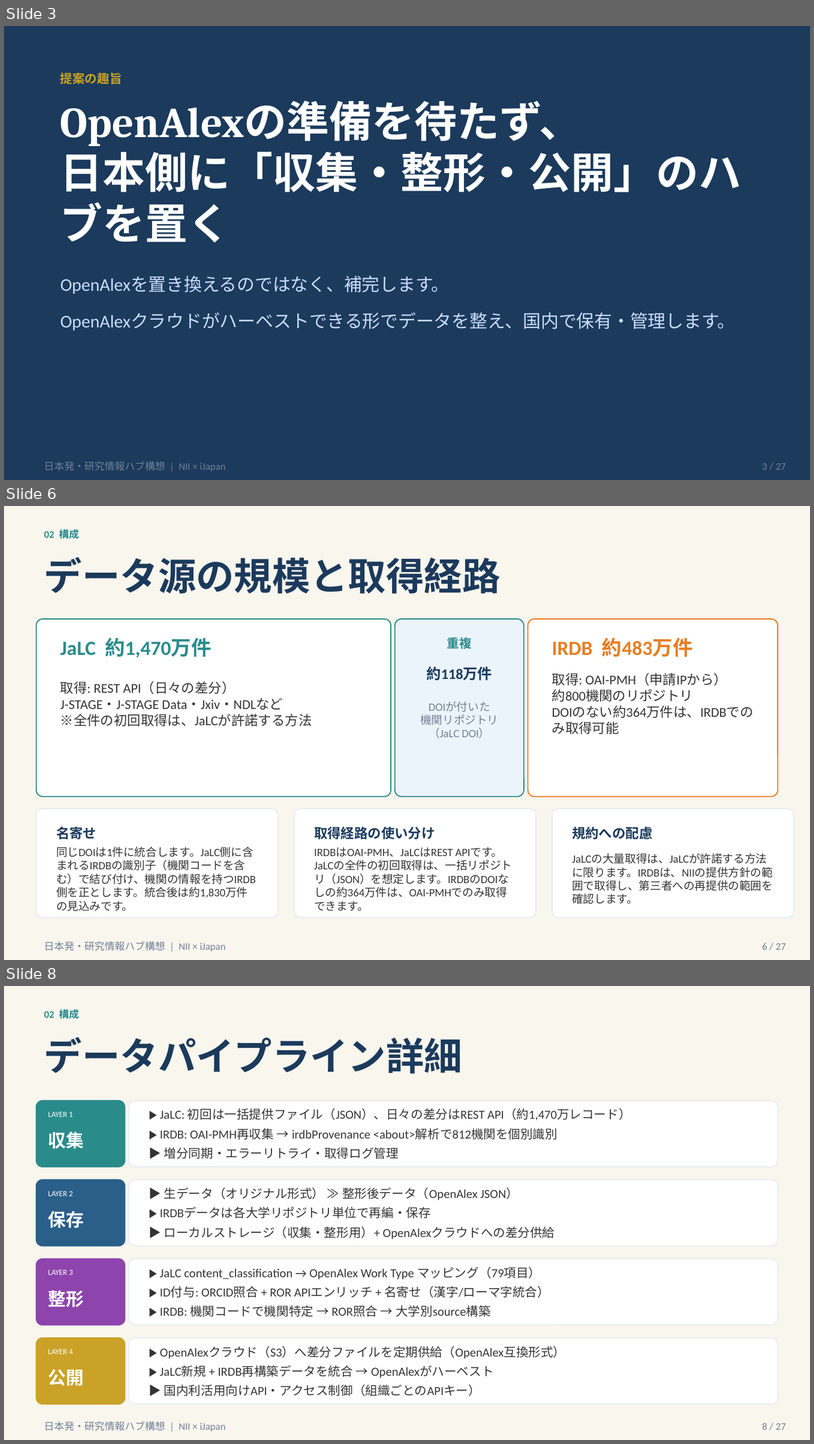
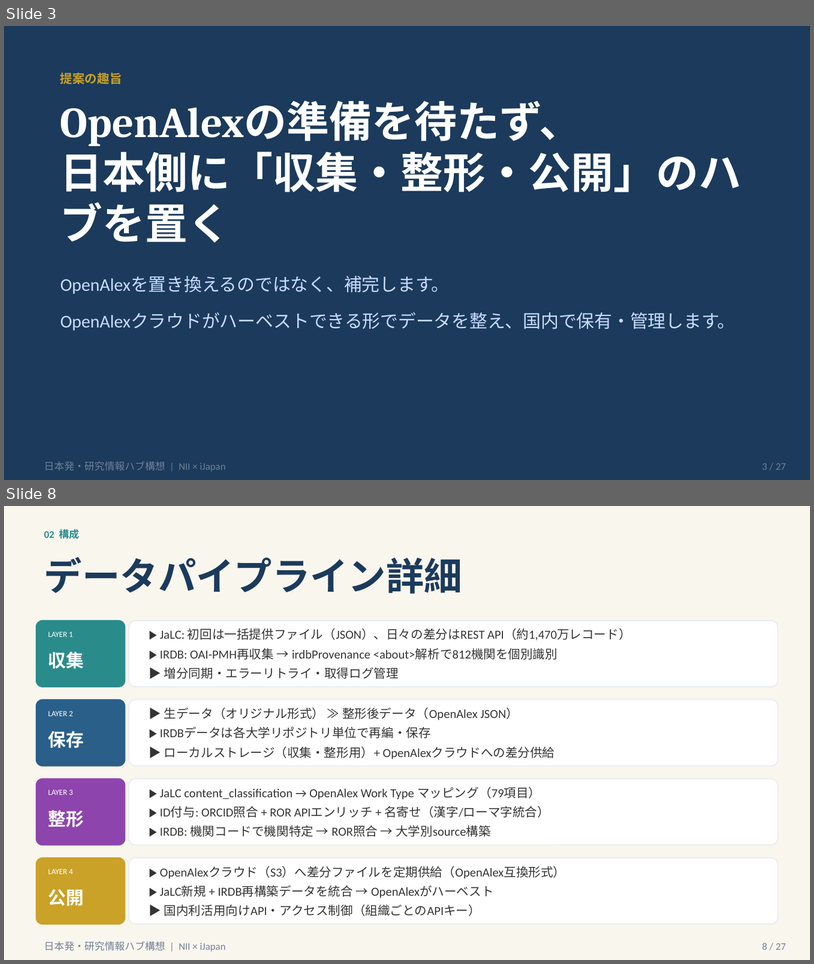
Before and after one commit to KKasama/Japanese_Data_HUB, a slide deck: NII_提案資料_v12.pptx. Shown one above the other, each under a label of ours: slides 3, 6 and 8 before the commit, slides 3 and 8 after it; the slides between them are not shown. The pictures are 814x1444 and 814x964 pixels, drawn with LibreOffice and Linux fonts; fonts in the diff are those of the drawing. Boxes give left, top, right and bottom in pixels: in the first picture for what was removed or moved away, otherwise in the second. Text is boxed around its words. In the diff, an @@ line names an element or a change of style, - is before the commit and + after.

Commit message:
fix: all data sources (J-STAGE, IRDB, Jxiv, NDL) are JaLC sub-sources
- dashboard.html: section label → JaLC Sub-sources — Priority Harvest Targets
- Added JaLC single-endpoint banner (OAI-PMH URL)
- All 5 source cards now labeled with JaLC operator
- v12 PPTX slide 4: single JaLC source box listing 5 sub-sources by site_id
- v12 PPTX slide 5: JaLC as single API source
- v12 PPTX slide 6: unified JaLC view replacing JaLC/IRDB overlap diagram
- v12 PPTX slide 7: JaLC（J-STAGE・IRDB・Jxiv・NDL等）
- docs/index.html synced

```diff
--- a/NII_提案資料_v12.pptx
+++ b/NII_提案資料_v12.pptx
@@ slide 6 removed at <box>4,506,810,960</box>, background #F9F6EE @@
@@ text removed at <box>44,529,80,539</box> @@
-02 構成
@@ text removed at <box>44,557,501,594</box> @@
-データ源の規模と取得経路
@@ rounded rectangle removed at <box>36,619,391,796</box> @@
@@ rounded rectangle removed at <box>395,619,524,796</box> @@
@@ rounded rectangle removed at <box>528,619,778,796</box> @@
@@ text removed at <box>60,637,212,658</box> @@
-JaLC 約1,470万件
@@ text removed at <box>447,636,472,651</box> @@
-重複
@@ text removed at <box>552,637,693,657</box> @@
-IRDB 約483万件
@@ text removed at <box>427,666,492,680</box> @@
-約118万件
@@ text removed at <box>60,681,312,726</box> @@
-取得: REST API（日々の差分）
-J-STAGE・J-STAGE Data・Jxiv・NDLなど
-※全件の初回取得は、JaLCが許諾する方法
@@ text removed at <box>552,673,754,718</box> @@
-取得: OAI-PMH（申請IPから）
-約800機関のリポジトリ
-DOIのない約364万件は、IRDBでのみ取得可能
@@ text removed at <box>420,701,498,738</box> @@
-DOIが付いた
-機関リポジトリ
-（JaLC DOI）
@@ rounded rectangle removed at <box>36,808,278,917</box> @@
@@ rounded rectangle removed at <box>294,808,536,917</box> @@
@@ rounded rectangle removed at <box>552,808,794,917</box> @@
@@ text removed at <box>56,826,96,839</box> @@
-名寄せ
@@ text removed at <box>314,826,435,839</box> @@
-取得経路の使い分け
@@ text removed at <box>572,826,653,839</box> @@
-規約への配慮
@@ text removed at <box>56,846,256,911</box> @@
-同じDOIは1件に統合します。JaLC側に含まれるIRDBの識別子（機関コードを含む）で結び付け、機関の情報を持つIRDB側を正とします。統合後は約1,830万件の見込みです。
@@ text removed at <box>314,847,512,910</box> @@
-IRDBはOAI-PMH、JaLCはREST APIです。JaLCの全件の初回取得は、一括リポジトリ（JSON）を想定します。IRDBのDOIなしの約364万件は、OAI-PMHでのみ取得できます。
@@ text removed at <box>572,853,773,904</box> @@
-JaLCの大量取得は、JaLCが許諾する方法に限ります。IRDBは、NIIの提供方針の範囲で取得し、第三者への再提供の範囲を確認します。
@@ text removed at <box>44,941,226,951</box> @@
-日本発・研究情報ハブ構想 | NII × iJapan
@@ text removed at <box>762,942,786,949</box> @@
-6 / 27
```
Also in this commit, not shown: 3 slides changed, 1 slide added, 8 other files.
